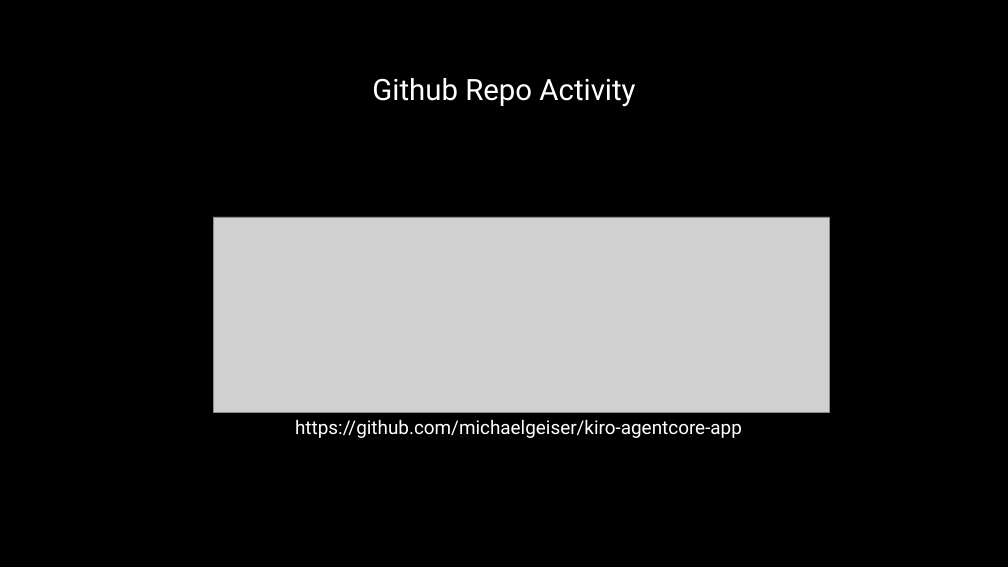
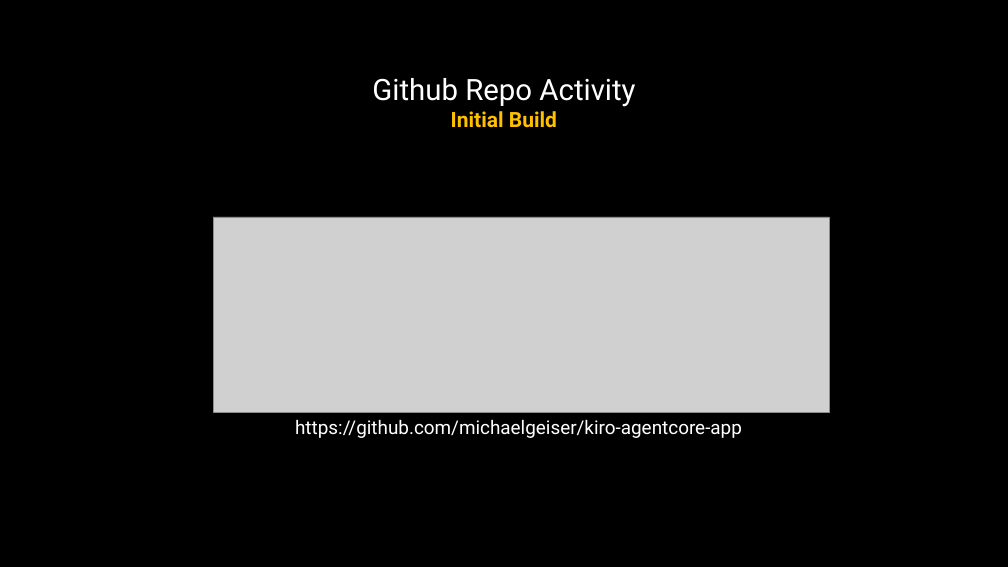
Before and after one commit to michaelgeiser/kiro-agentcore-app, a slide deck: slide 18 of documentation/AI Presentation Coach.pptx. Drawn at 1008x567 pixels with LibreOffice and Linux fonts; fonts in the diff are those of the drawing; grey boxes stand for pictures. Boxes give left, top, right and bottom in pixels: in the first picture for what was removed or moved away, otherwise in the second. Text is boxed around its words. In the diff, an @@ line names an element or a change of style, - is before the commit and + after.

```diff
--- a/documentation/AI Presentation Coach.pptx
+++ b/documentation/AI Presentation Coach.pptx
@@ text at <box>451,111,557,128</box>: paragraph added @@
+Initial Build
```
Also in this commit, not shown: 4 other slides changed, 2 other files.
